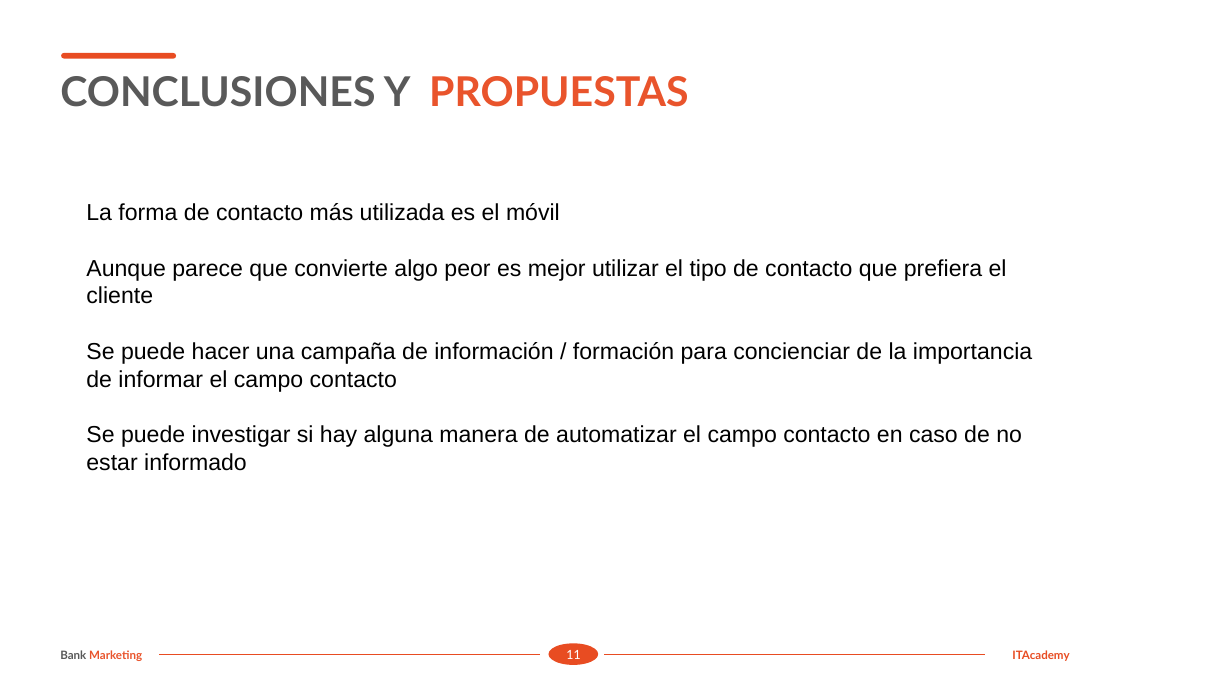
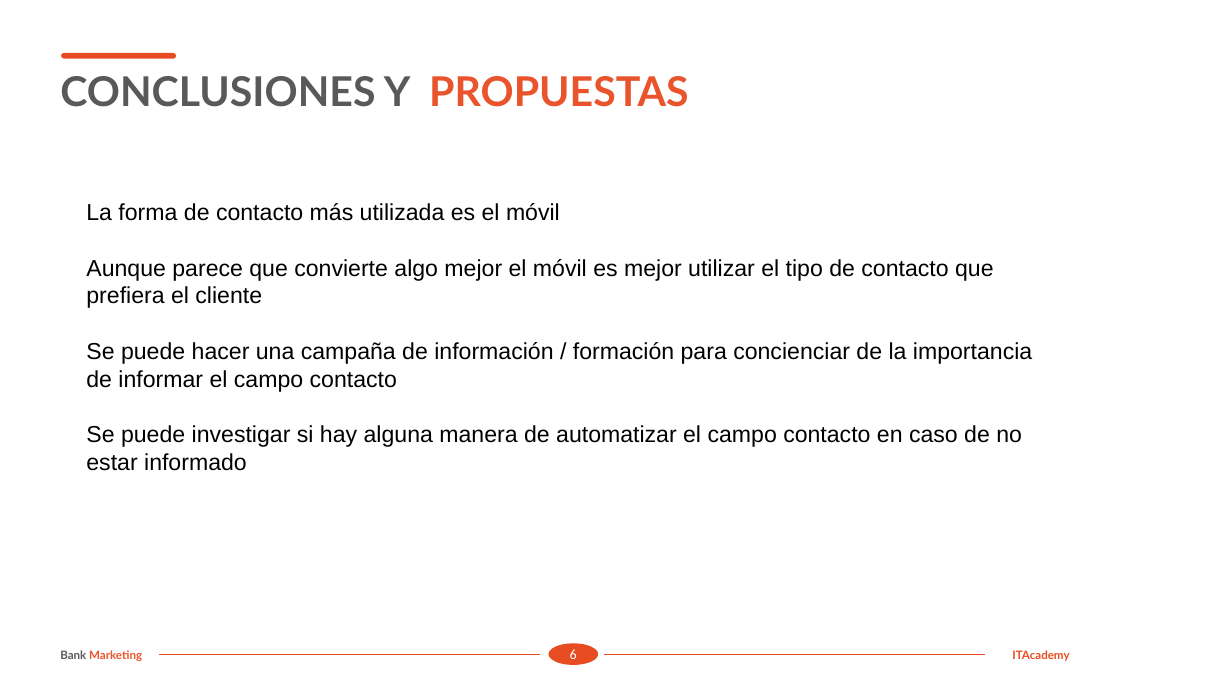
Before and after one commit to MarinaTorba/PersonalDataProrjects, a slide deck: slide 7 of Equip_A/results/Marketing y Comunicación/Desafio2_Marketing.pptx. Drawn at 1232x693 pixels with LibreOffice and Linux fonts; fonts in the diff are those of the drawing. Boxes give left, top, right and bottom in pixels: in the first picture for what was removed or moved away, otherwise in the second. Text is boxed around its words. In the diff, an @@ line names an element or a change of style, - is before the commit and + after.

```diff
--- a/Equip_A/results/Marketing y Comunicación/Desafio2_Marketing.pptx
+++ b/Equip_A/results/Marketing y Comunicación/Desafio2_Marketing.pptx
@@ text at (86,259,994,308): text changed @@
-Aunque parece que convierte algo peor es mejor utilizar el tipo de contacto que prefiera el cliente
+Aunque parece que convierte algo mejor el móvil es mejor utilizar el tipo de contacto que prefiera el cliente
@@ text in ellipse at (570,649,577,659): text changed @@
-11
+6
```
Also in this commit, not shown: 5 other slides changed, 1 other file.
